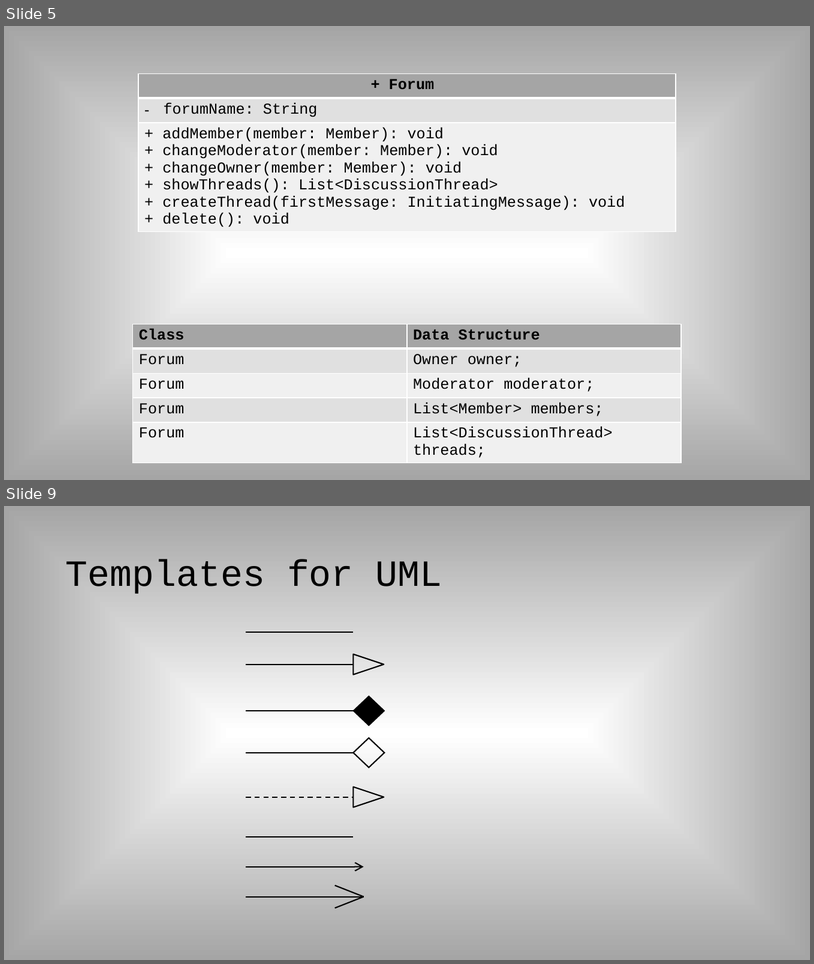
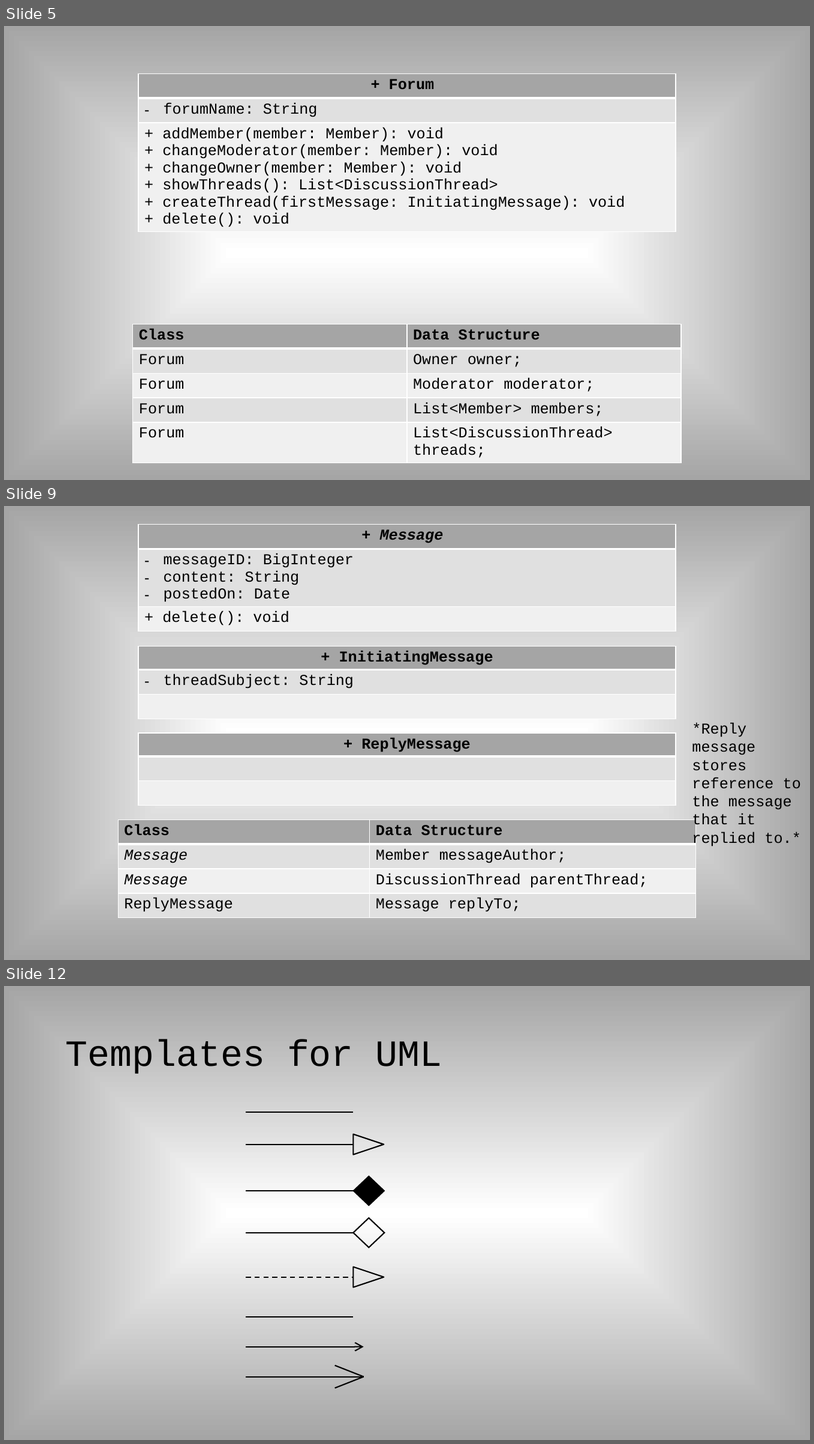
Before and after one commit to MaxHumes/SoftwareMethodologyProjects, a slide deck: UMLAssignment/UML.pptx. Shown one above the other, each under a label of ours: slides 5 and 9 before the commit, slides 5, 9 and 12 after it; the slides between them are not shown. The pictures are 814x964 and 814x1444 pixels, drawn with LibreOffice and Linux fonts; fonts in the diff are those of the drawing. Boxes give left, top, right and bottom in pixels: in the first picture for what was removed or moved away, otherwise in the second. Text is boxed around its words. In the diff, an @@ line names an element or a change of style, - is before the commit and + after.

Commit message:
Updated classes

```diff
--- a/UMLAssignment/UML.pptx
+++ b/UMLAssignment/UML.pptx
@@ slide 9 added at (4, 506, 810, 960), background gradient #FFFFFF to #A5A5A5 @@
@@ table added at (138, 524, 676, 634), 3 rows, 1 columns @@
++ Message
+messageID: BigInteger / content: String / postedOn: Date
++ delete(): void
@@ table added at (138, 646, 676, 720), 3 rows, 1 columns @@
++ InitiatingMessage
+threadSubject: String
+
@@ table added at (138, 733, 676, 806), 3 rows, 1 columns @@
++ ReplyMessage
+
+
@@ text added at (692, 723, 801, 847), 18 pt, text #000000 @@
+*Reply message stores reference to the message that it replied to.*
@@ table added at (119, 819, 696, 918), 4 rows, 2 columns @@
+Class | Data Structure
+Message | Member messageAuthor;
+Message | DiscussionThread parentThread;
+ReplyMessage | Message replyTo;
@@ what was slide 9 is now slide 12 @@
```
Also in this commit, not shown: 3 slides changed, 2 other slides added.
